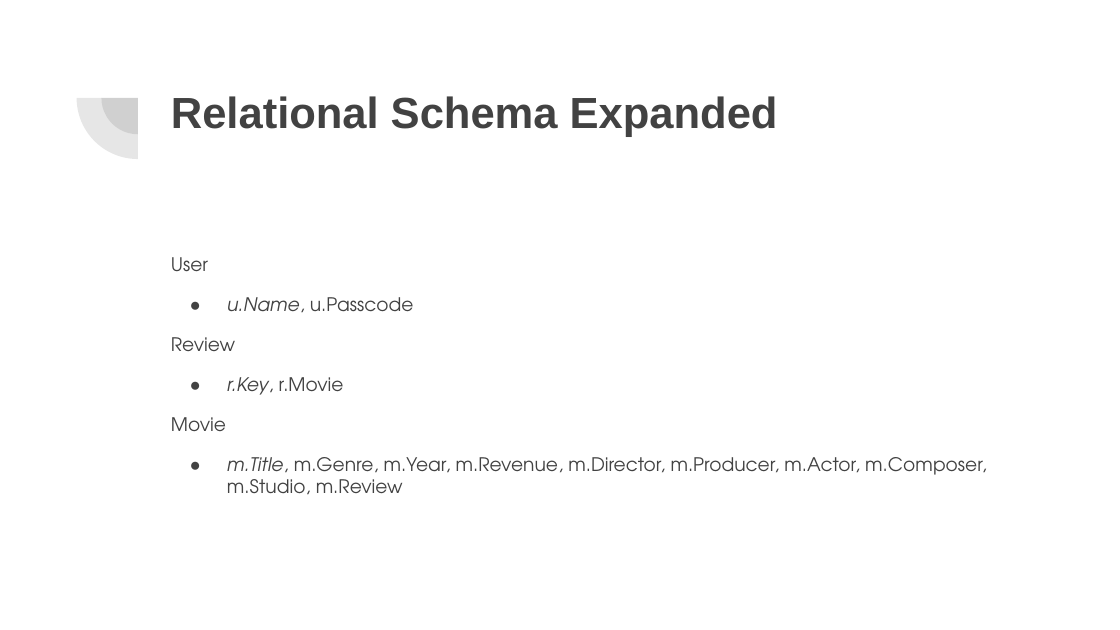
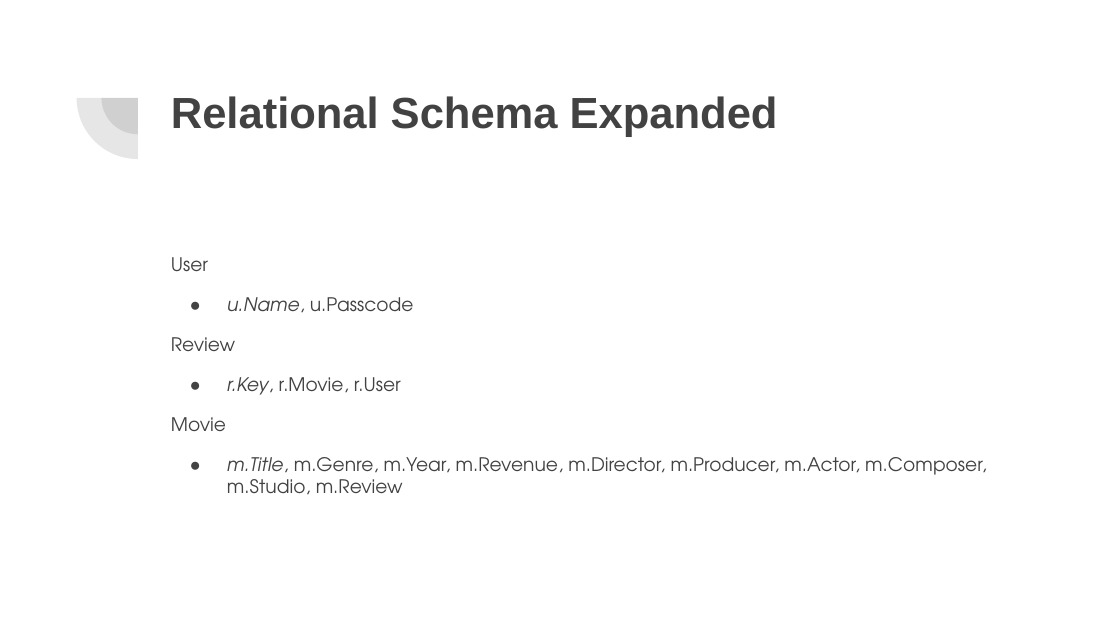
Before and after one commit to ProjectBreakaway/Project, a slide deck: slide 6 of Project Presentation.pptx. Drawn at 1120x630 pixels with LibreOffice and Linux fonts; fonts in the diff are those of the drawing. Boxes give left, top, right and bottom in pixels: in the first picture for what was removed or moved away, otherwise in the second. Text is boxed around its words. In the diff, an @@ line names an element or a change of style, - is before the commit and + after.

```diff
--- a/Project Presentation.pptx
+++ b/Project Presentation.pptx
@@ text at box(227, 377, 401, 395): text changed @@
-● r.Key, r.Movie
+● r.Key, r.Movie, r.User
```
Also in this commit, not shown: 5 other slides changed, 2 slides added, 1 slide removed.
